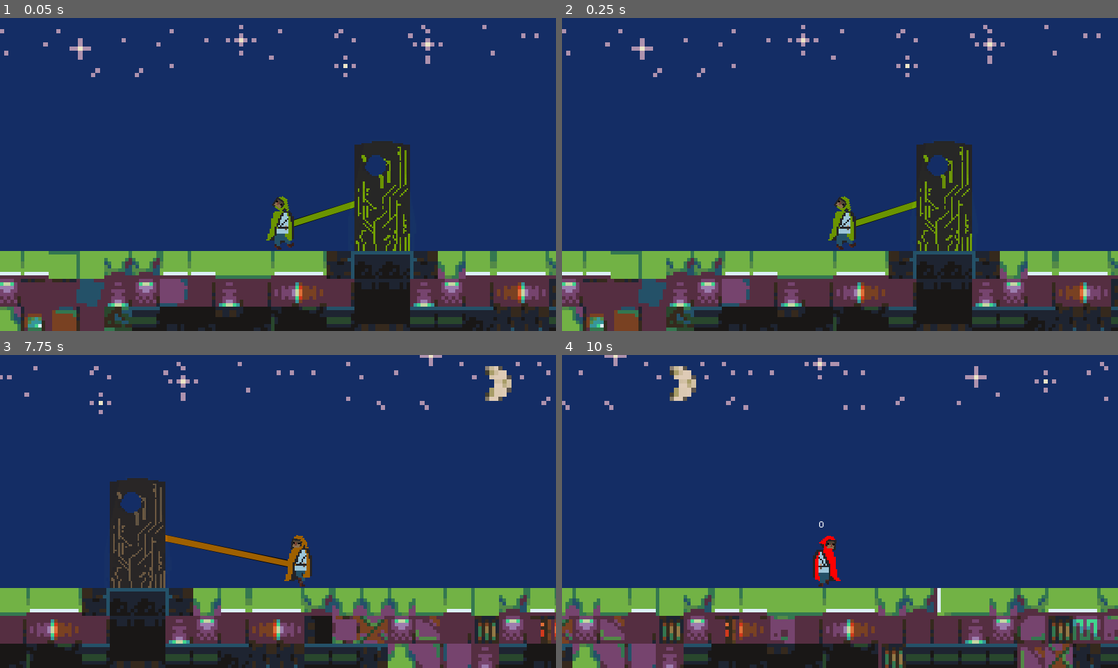
Above: before the commit, frames 1-4 (two rows, left to right).
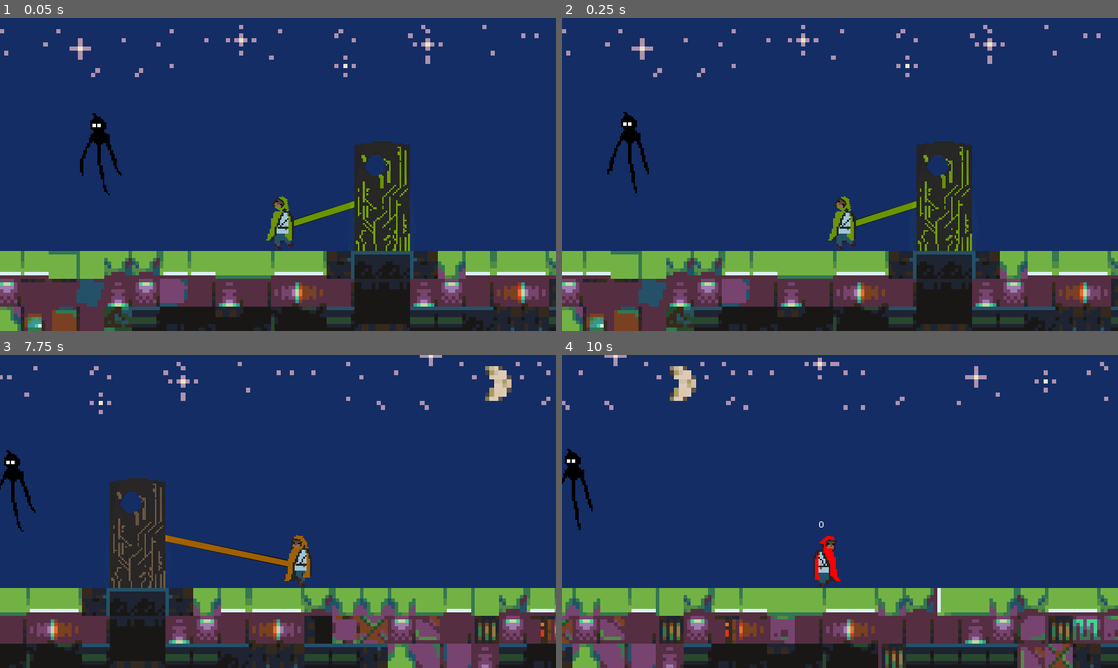
Above: after the commit, the same moments.

Repository: MHillier98/FeedThePillar
Game: Godot game, scene res://Scenes/TestScene.tscn
Same seed, same stepped clock (60 frames per second), same inputs: the game is played once before the commit and once after it.
Inputs (mouse positions are in pixels of both pictures, inside the frame that each line leads up to):
- Up to frame 1 (0.05 s): no input
- Up to frame 2 (0.25 s): no input
- Up to frame 3 (7.75 s): move the mouse to (400, 495) at 0.52 s; hold W (up) 0.53-1.28 s; hold D (right) 0.53-2.03 s; click (400, 495) at 0.67 s; move the mouse to (166, 527) at 1.27 s; tap W (up) at 1.35, 1.52, 1.82, 2.85, 3.02, 3.32, 4.35, 4.52, 4.82, 5.85, 6.02, 6.32, 7.35, 7.52 s; click (166, 527) at 1.42 s; move the mouse to (333, 442) at 2.02 s; hold A (left) 2.03-2.78 s; hold W (up) 2.03-2.78 s; click (333, 442) at 2.17 s; move the mouse to (250, 574) at 2.77 s; hold D (right) 2.78-4.28 s; click (250, 574) at 2.92 s; move the mouse to (444, 558) at 3.52 s; hold W (up) 3.53-4.28 s; click (444, 558) at 3.67 s; move the mouse to (111, 464) at 4.27 s; hold A (left) 4.28-5.03 s; click (111, 464) at 4.42 s; move the mouse to (305, 511) at 5.02 s; hold D (right) 5.03-5.78 s; hold W (up) 5.03-5.78 s; click (305, 511) at 5.17 s; move the mouse to (194, 433) at 5.77 s; hold A (left) 5.78-7.28 s; click (194, 433) at 5.92 s; move the mouse to (400, 495) at 6.52 s; hold W (up) 6.53-7.28 s; click (400, 495) at 6.67 s; move the mouse to (166, 527) at 7.27 s; hold D (right) from 7.28 s (still down); click (166, 527) at 7.42 s
- Up to frame 4 (10 s): tap W (up) at 7.82, 8.85, 9.02, 9.32 s; move the mouse to (895, 442) at 8.02 s; hold W (up) 8.03-8.78 s; click (895, 442) at 8.17 s; move the mouse to (812, 574) at 8.77 s; click (812, 574) at 8.92 s; move the mouse to (1006, 558) at 9.52 s; release D (right) at 9.53 s; hold A (left) from 9.53 s (still down); hold W (up) from 9.53 s (still down); click (1006, 558) at 9.67 s

The runs differ from the first frame. In frame 1, 0.5% of the frame differs, in the area x 14-22%, y 30-57%; in frame 2, 0.5%, in the area x 8-16%, y 30-56%; in frame 3, 0.4%; in frame 4, 0.4%.

Commit message:
Added wraith movement + wraith UI lines

Diff:
--- a/Scenes/TestScene.tscn
+++ b/Scenes/TestScene.tscn
@@ -53,16 +53,16 @@
 [node name="Notes" type="Label" parent="CanvasLayer/HUD"]
 anchor_left = 0.5
 anchor_right = 0.5
-margin_left = -176.0
-margin_top = -130.0
-margin_right = 176.0
-margin_bottom = -21.0
+margin_left = -245.442
+margin_top = -272.357
+margin_right = 297.558
+margin_bottom = -120.357
 text = "Theme: KEEP IT ALIVE
 Sub-theme: YOU ARE THE POWER SOURCE
 
-1- enemies should force you to move away from the pillar
-2- drain life from ghosts, and transfer it back into the pillar
-3- ?"
+1 - you need to feed the pillar with energy by standing near it
+2 - you must collect energy from the wraiths by hovering your mouse on them
+"
 __meta__ = {
 "_edit_use_anchors_": false
 }
@@ -101,5 +101,5 @@
 }
 
 [node name="Wraith" parent="." instance=ExtResource( 8 )]
-position = Vector2( -164.042, 143.15 )
+position = Vector2( 4.78448, 144.117 )
 points = 100
--- a/Scenes/Wraith.tscn
+++ b/Scenes/Wraith.tscn
@@ -93,7 +93,7 @@
 [node name="AnimatedSprite" type="AnimatedSprite" parent="Area2D"]
 scale = Vector2( 2, 2 )
 frames = SubResource( 12 )
-frame = 2
+frame = 1
 playing = true
 __meta__ = {
 "_edit_lock_": true
@@ -107,3 +107,4 @@
 autoplay = "Hover"
 anims/Hover = SubResource( 14 )
 [connection signal="input_event" from="Area2D" to="." method="_on_Area2D_input_event"]
+[connection signal="mouse_exited" from="Area2D" to="." method="_on_Area2D_mouse_exited"]
--- a/Scripts/UI.gd
+++ b/Scripts/UI.gd
@@ -1,16 +1,19 @@
 extends Control
+
 
 export(Color) var draw_colour
 
+var main_scene
 var player
 var pillar
 var pillar_light
+var target = ""
 
 func _ready():
-	var main = get_tree().current_scene
-	player = main.find_node("Player")
-	pillar = main.find_node("PillarAccents")
-	pillar_light = main.find_node("Light")
+	main_scene = get_tree().current_scene
+	player = main_scene.find_node("Player")
+	pillar = main_scene.find_node("PillarAccents")
+	pillar_light = main_scene.find_node("Light")
 	set_process(true)
 
 
@@ -18,7 +21,19 @@
 	update()
 
 
+func set_target(new_target):
+	target = new_target
+
+
 func _draw():
+	draw_pillar_player_light()
+
+	if target == "Wraith":
+		var wraith = main_scene.find_node("Wraith")
+		draw_wraith_player_light(wraith)
+
+
+func draw_pillar_player_light():
 	var player_pos = player.global_position
 	var pillar_pos = pillar.global_position
 
@@ -38,3 +53,9 @@
 
 		player.find_node("AnimatedHeadAccent").modulate = draw_colour # set the player's body colour
 		player.find_node("AnimatedBodyAccent").modulate = draw_colour # set the player's body colour
+
+func draw_wraith_player_light(wraith):
+	if wraith != null:
+		var player_pos = player.global_position
+		var wraith_pos = Vector2(wraith.global_position.x, wraith.global_position.y - 16)
+		draw_line(player_pos, wraith_pos, Color(36 / 255, 35 / 255, 38 / 255), 7, true)
--- a/Scripts/Wraith.gd
+++ b/Scripts/Wraith.gd
@@ -5,9 +5,13 @@
 
 onready var animatedSprite = $Area2D/AnimatedSprite
 
-var being_clicked = false
+var main_scene
 var player
+var power_line
+
+var direction_modifier = -2
 var timer = 0
+var mouse_hovered = false
 
 func set_points(new_points):
 	points = clamp(new_points, 0, 9999999)
@@ -18,17 +22,20 @@
 
 
 func _ready():
-	var main = get_tree().current_scene
-	player = main.find_node("Player")
+	main_scene = get_tree().current_scene
+	player = main_scene.find_node("Player")
+	power_line = main_scene.find_node("PowerLine")
 	$Area2D.input_pickable = true
 
 
-func _process(_delta):
-	if timer > 600:
+func _process(delta):
+	move_self(delta)
+
+	if timer > 400:
 		if points > 0:
-			if being_clicked:
+			if mouse_hovered:
 				animatedSprite.play("drain")
-				print(points)
+#				print(points)
 				points -= 10
 				player.add_points(10)
 				# yield(animatedSprite, "animation_finished")
@@ -44,11 +51,24 @@
 		queue_free()
 
 
-func _on_Area2D_input_event(_viewport, event, _shape_idx):
-	if event is InputEventMouseButton:
-		if event.pressed:
-			print("clicked down")
-			being_clicked = true
-		elif not event.pressed:
-			print("clicked up")
-			being_clicked = false
+func move_self(delta):
+	randomize()
+	var move_x = rand_range(-80, 250)
+
+	if global_position.x > 1200:
+		direction_modifier = -2
+	elif global_position.x < -600:
+		direction_modifier = 2
+
+	var movement = Vector2(move_x * delta * direction_modifier, 0)
+	self.translate(movement)
+
+
+func _on_Area2D_input_event(_viewport, _event, _shape_idx):
+	power_line.set_target("Wraith")
+	mouse_hovered = true
+
+
+func _on_Area2D_mouse_exited():
+	power_line.set_target("")
+	mouse_hovered = false
